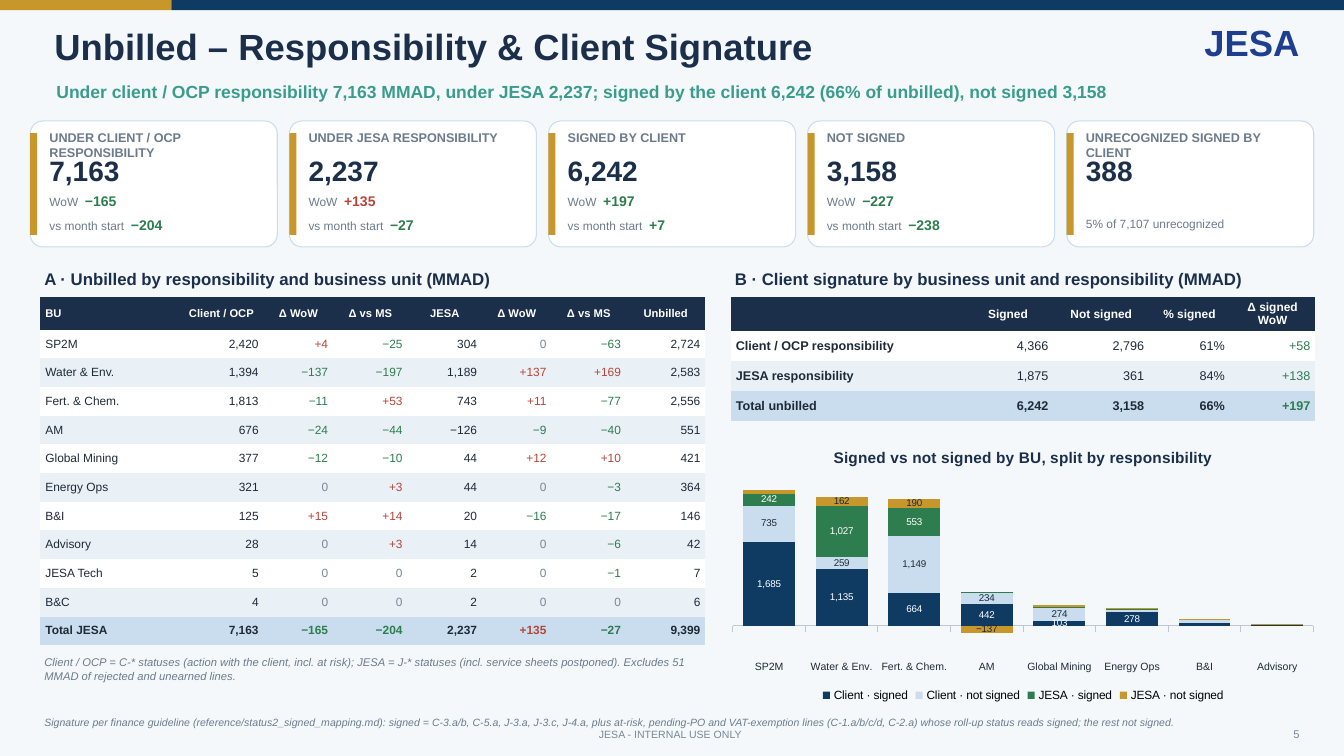
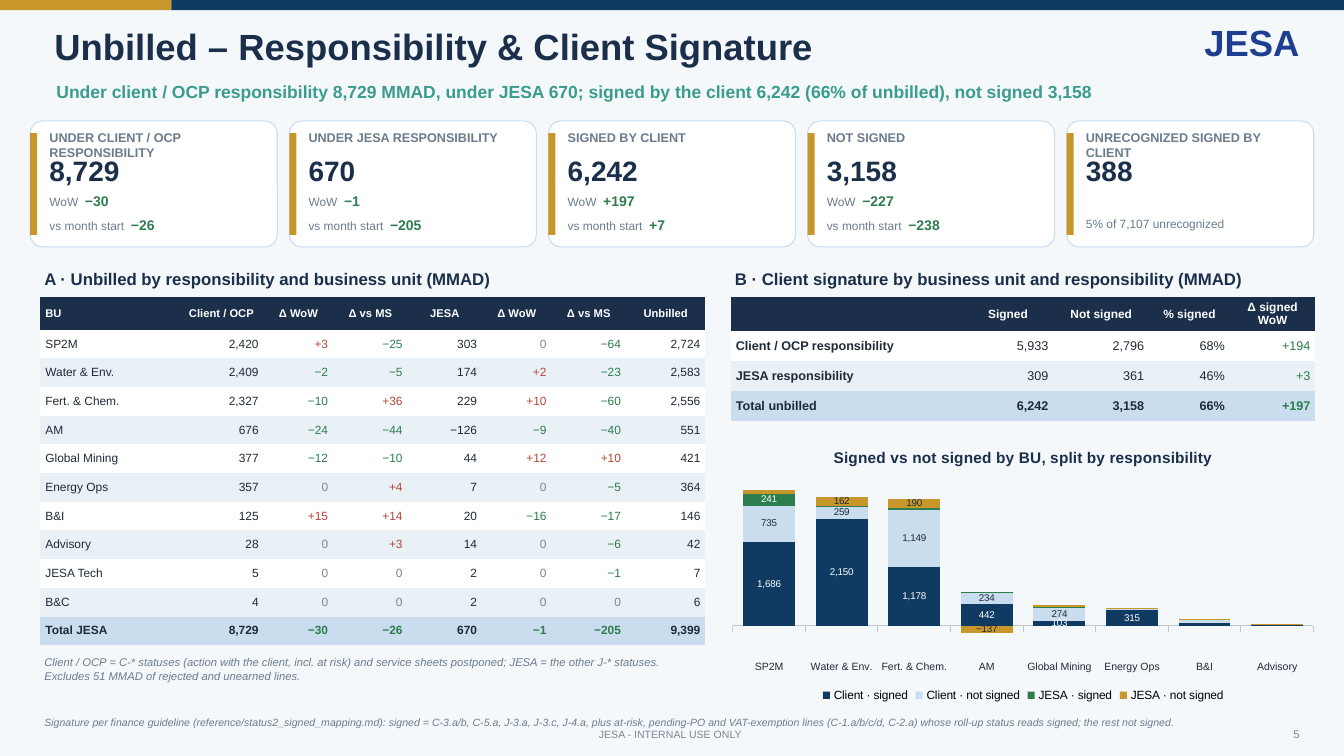
Before and after one commit to cherkaouihassan-art/Skills-Repo, a slide deck: slide 5 of weekly-ar-cash-deck/output/JESA_AR_Cash_Position_Nov_W1_2026-11-04_DRAFT.pptx. Drawn at 1344x756 pixels with LibreOffice and Linux fonts; fonts in the diff are those of the drawing. Boxes give left, top, right and bottom in pixels: in the first picture for what was removed or moved away, otherwise in the second. Text is boxed around its words. In the diff, an @@ line names an element or a change of style, - is before the commit and + after.

```diff
--- a/weekly-ar-cash-deck/output/JESA_AR_Cash_Position_Nov_W1_2026-11-04_DRAFT.pptx
+++ b/weekly-ar-cash-deck/output/JESA_AR_Cash_Position_Nov_W1_2026-11-04_DRAFT.pptx
@@ text at box(56, 85, 1092, 102): text changed @@
-Under client / OCP responsibility 7,163 MMAD, under JESA 2,237; signed by the client 6,242 (66% of unbilled), not signed 3,158
+Under client / OCP responsibility 8,729 MMAD, under JESA 670; signed by the client 6,242 (66% of unbilled), not signed 3,158
@@ text at box(49, 161, 119, 186): text changed @@
-7,163
+8,729
@@ text at box(309, 161, 356, 182): text changed @@
-2,237
+670
@@ text at box(49, 196, 109, 206): text changed; size 10 to 8.5 pt; text colour #2E7D4F to #6B7B8C; bold off @@
-WoW −165
+WoW −30
@@ text at box(309, 196, 360, 206): text changed; size 10 to 8.5 pt; text colour #B5473A to #6B7B8C; bold off @@
-WoW +135
+WoW −1
@@ text at box(49, 220, 155, 230): text changed @@
-vs month start −204
+vs month start −26
@@ text at box(309, 220, 421, 230): text changed @@
-vs month start −27
+vs month start −205
@@ table at box(40, 297, 707, 645) @@
-row 2: SP2M | 2,420 | +4 | −25 | 304 | 0 | −63 | 2,724
+row 2: SP2M | 2,420 | +3 | −25 | 303 | 0 | −64 | 2,724
-row 3: Water & Env. | 1,394 | −137 | −197 | 1,189 | +137 | +169 | 2,583
+row 3: Water & Env. | 2,409 | −2 | −5 | 174 | +2 | −23 | 2,583
-row 4: Fert. & Chem. | 1,813 | −11 | +53 | 743 | +11 | −77 | 2,556
+row 4: Fert. & Chem. | 2,327 | −10 | +36 | 229 | +10 | −60 | 2,556
-row 7: Energy Ops | 321 | 0 | +3 | 44 | 0 | −3 | 364
+row 7: Energy Ops | 357 | 0 | +4 | 7 | 0 | −5 | 364
-row 12: Total JESA | 7,163 | −165 | −204 | 2,237 | +135 | −27 | 9,399
+row 12: Total JESA | 8,729 | −30 | −26 | 670 | −1 | −205 | 9,399
@@ table at box(731, 297, 1316, 418) @@
-row 2: Client / OCP responsibility | 4,366 | 2,796 | 61% | +58
+row 2: Client / OCP responsibility | 5,933 | 2,796 | 68% | +194
-row 3: JESA responsibility | 1,875 | 361 | 84% | +138
+row 3: JESA responsibility | 309 | 361 | 46% | +3
@@ column stacked chart at box(721, 434, 1326, 706) @@
-Client · signed: 1685, 1135, 664, 442, 103, 278, 48, 9
+Client · signed: 1686, 2150, 1178, 442, 103, 315, 48, 9
-JESA · signed: 242, 1027, 553, 11, 1, 40, 0, 1
+JESA · signed: 241, 12, 39, 11, 1, 4, 0, 1
@@ data labels of JESA · signed changed @@
@@ text at box(44, 658, 659, 682): text changed @@
-Client / OCP = C-* statuses (action with the client, incl. at risk); JESA = J-* statuses (incl. service sheets postponed). Excludes 51 MMAD of rejected and unearned lines.
+Client / OCP = C-* statuses (action with the client, incl. at risk) and service sheets postponed; JESA = the other J-* statuses. Excludes 51 MMAD of rejected and unearned lines.
```
Also in this commit, not shown: 1 other slide changed, 5 other files.
